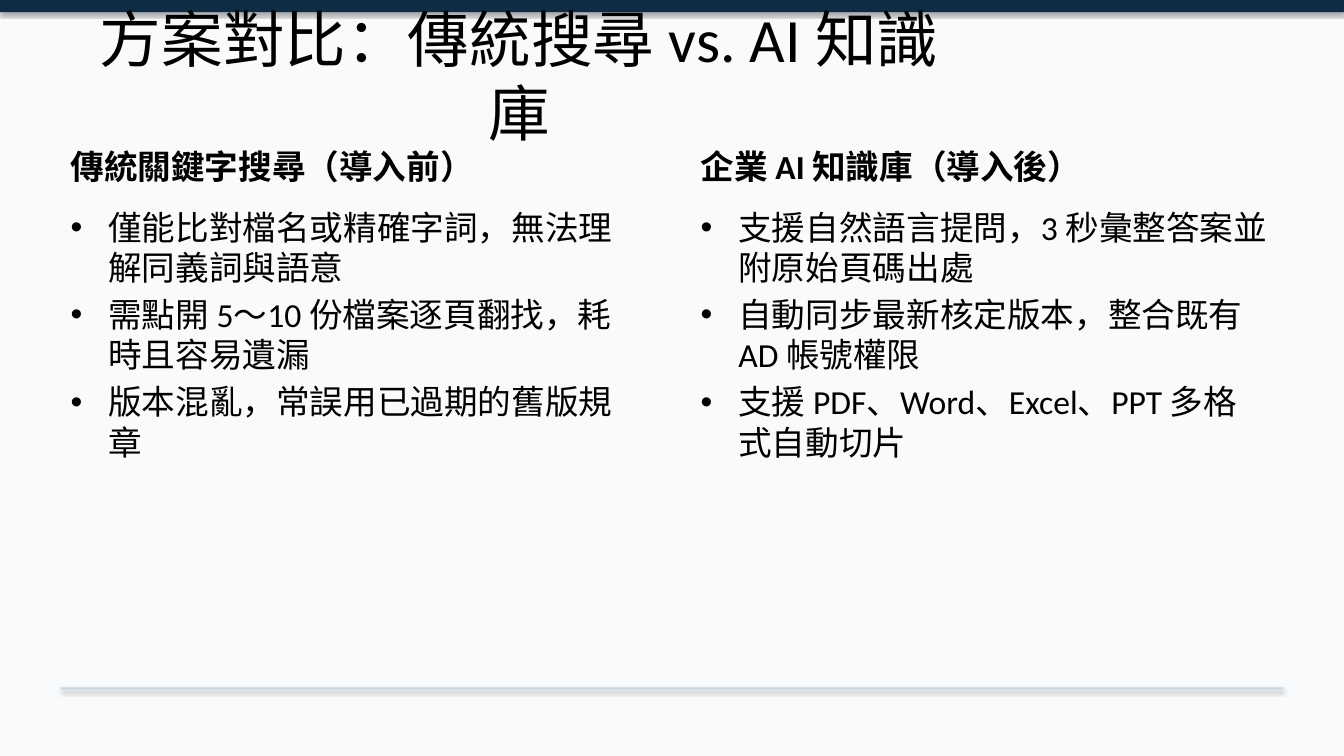
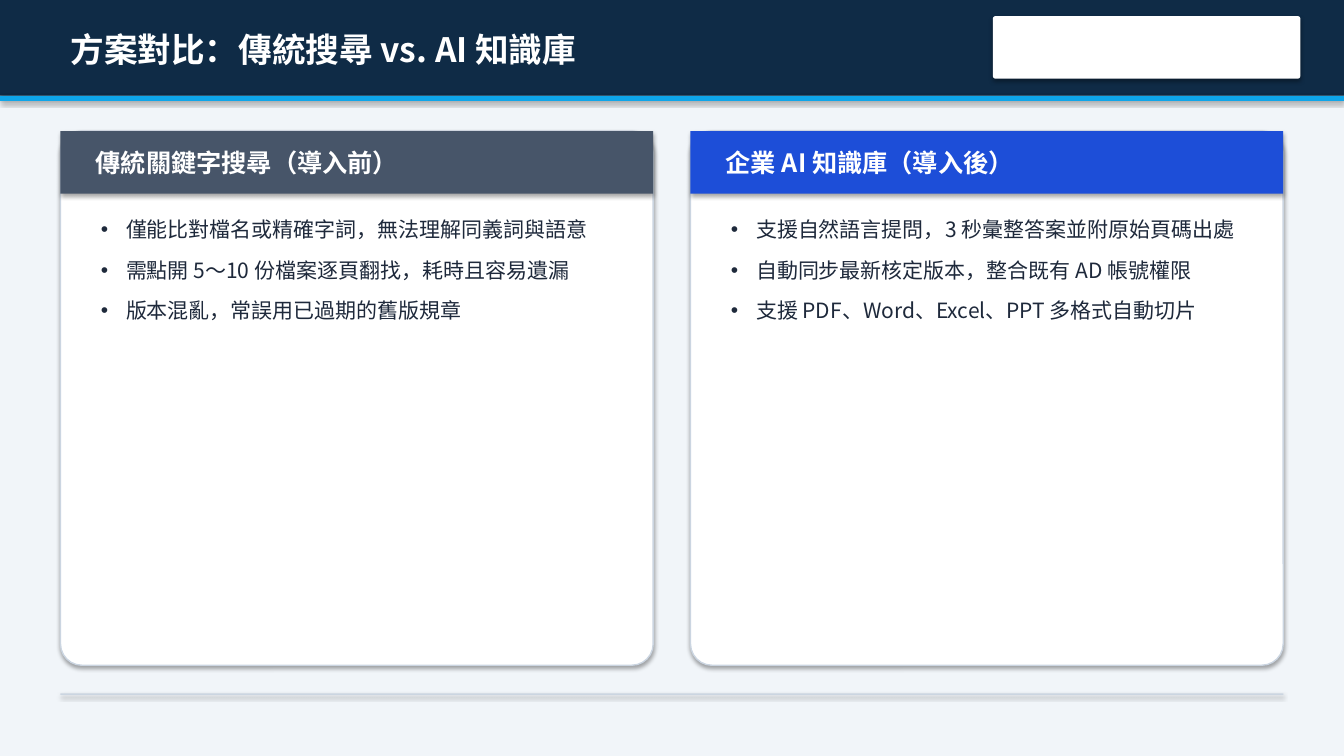
Before and after one commit to roberthsu2003/workflow-productivity, a slide deck: slide 4 of 常見的AI應用/office辦公室應用進階的對齊/pptx/母片大綱動態生成/簡報_母片動態生成示範.pptx. Drawn at 1344x756 pixels with LibreOffice and Linux fonts; fonts in the diff are those of the drawing; background and template pictures are left out. Boxes give left, top, right and bottom in pixels: in the first picture for what was removed or moved away, otherwise in the second. Text is boxed around its words. In the diff, an @@ line names an element or a change of style, - is before the commit and + after.

```diff
--- a/常見的AI應用/office辦公室應用進階的對齊/pptx/母片大綱動態生成/簡報_母片動態生成示範.pptx
+++ b/常見的AI應用/office辦公室應用進階的對齊/pptx/母片大綱動態生成/簡報_母片動態生成示範.pptx
@@ background #F8FAFC to #F1F5F9 @@
@@ rectangle: place and size @@
-rectangle at [0, 0, 1344, 12]
+rectangle at [0, 0, 1344, 96]
@@ title "方案對比：傳統搜尋 vs. AI 知識庫": place and size @@
-title "方案對比：傳統搜尋 vs. AI 知識庫" at [100, 0, 938, 141]
+title "方案對比：傳統搜尋 vs. AI 知識庫" at [71, 33, 576, 65]
@@ title "方案對比：傳統搜尋 vs. AI 知識庫" at [71, 33, 576, 65]: size 44 to 24 pt, font Calibri to Noto Sans CJK TC, text colour #000000 to #FFFFFF, bold on; alignment centre to left; more space between paragraphs @@
@@ rounded rectangle added at [993, 16, 1301, 79], fill #FFFFFF @@
@@ rectangle added at [0, 96, 1344, 101], fill #0EA5E9 @@
@@ rounded rectangle added at [60, 131, 653, 665], fill #FFFFFF, outline #CBD5E1 1 pt @@
@@ rectangle added at [60, 131, 653, 194], fill #475569 @@
@@ text "傳統關鍵字搜尋（導入前）": place and size @@
-text "傳統關鍵字搜尋（導入前）" at [71, 150, 474, 183]
+text "傳統關鍵字搜尋（導入前）" at [96, 150, 398, 175]
@@ text "傳統關鍵字搜尋（導入前）" at [96, 150, 398, 175]: size 24 to 18 pt, font Calibri to Noto Sans CJK TC, text colour #000000 to #FFFFFF; more space between paragraphs; vertical alignment bottom to middle @@
@@ rounded rectangle added at [691, 131, 1284, 665], fill #FFFFFF, outline #CBD5E1 1 pt @@
@@ rectangle added at [691, 131, 1284, 194], fill #1D4ED8 @@
@@ text "企業 AI 知識庫（導入後）" at [726, 150, 1014, 175]: size 24 to 18 pt, font Calibri to Noto Sans CJK TC, text colour #000000 to #FFFFFF; more space between paragraphs; vertical alignment bottom to middle @@
@@ text "企業 AI 知識庫（導入後）": place and size @@
-text "企業 AI 知識庫（導入後）" at [701, 150, 1081, 183]
+text "企業 AI 知識庫（導入後）" at [726, 150, 1014, 175]
@@ text "僅能比對檔名或精確字詞，無法理解同義詞與語意": place and size @@
-text "僅能比對檔名或精確字詞，無法理解同義詞與語意" at [108, 211, 612, 458]
+text "僅能比對檔名或精確字詞，無法理解同義詞與語意" at [126, 219, 588, 320]
@@ text "僅能比對檔名或精確字詞，無法理解同義詞與語意" at [126, 219, 588, 320]: size 24 to 15 pt, font Calibri to Noto Sans CJK TC, text colour #000000 to #1E293B; indent changed; more space between paragraphs @@
@@ text "支援自然語言提問，3 秒彙整答案並附原始頁碼出處" at [756, 219, 1234, 320]: size 24 to 15 pt, font Calibri to Noto Sans CJK TC, text colour #000000 to #1E293B; indent changed; more space between paragraphs @@
@@ text "支援自然語言提問，3 秒彙整答案並附原始頁碼出處": place and size @@
-text "支援自然語言提問，3 秒彙整答案並附原始頁碼出處" at [738, 211, 1267, 458]
+text "支援自然語言提問，3 秒彙整答案並附原始頁碼出處" at [756, 219, 1234, 320]
@@ rectangle: place and size @@
-rectangle at [60, 688, 1284, 690]
+rectangle at [60, 694, 1284, 695]
```
Also in this commit, not shown: 7 other slides changed, 1 other file.
